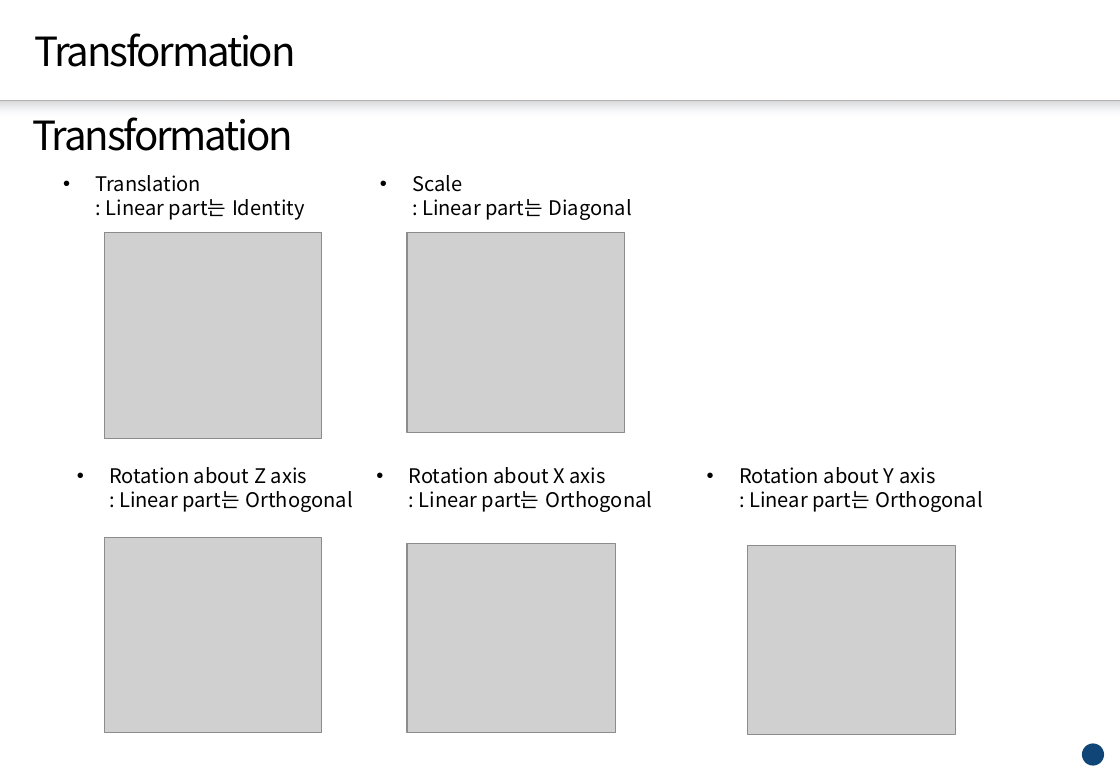
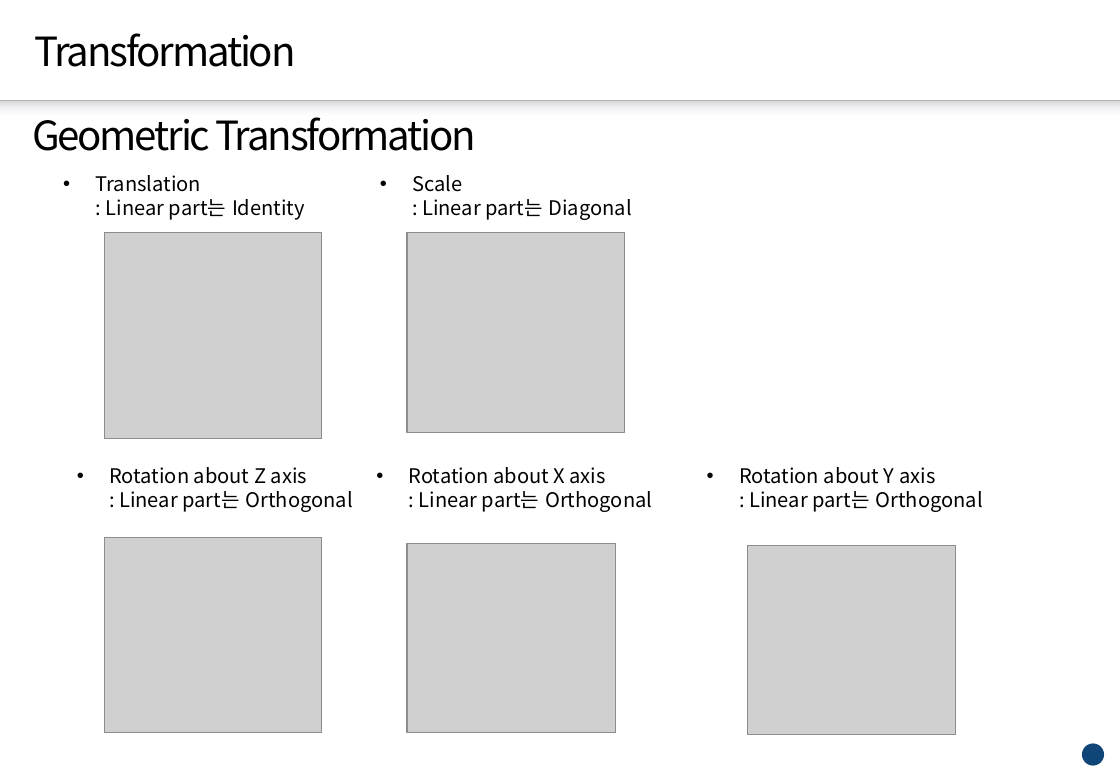
Before and after one commit to jh4843/OpenGLTest, a slide deck: slide 5 of calculus.pptx (slide 4 before the commit). Drawn at 1120x775 pixels with LibreOffice and Linux fonts; fonts in the diff are those of the drawing; grey boxes stand for pictures; background and template pictures are left out. Boxes give left, top, right and bottom in pixels: in the first picture for what was removed or moved away, otherwise in the second. Text is boxed around its words. In the diff, an @@ line names an element or a change of style, - is before the commit and + after.

```diff
--- a/calculus.pptx
+++ b/calculus.pptx
@@ text at [32, 117, 476, 151]: text changed @@
-Transformation
+Geometric Transformation
```
Also in this commit, not shown: 8 slides added, 9 other files.
